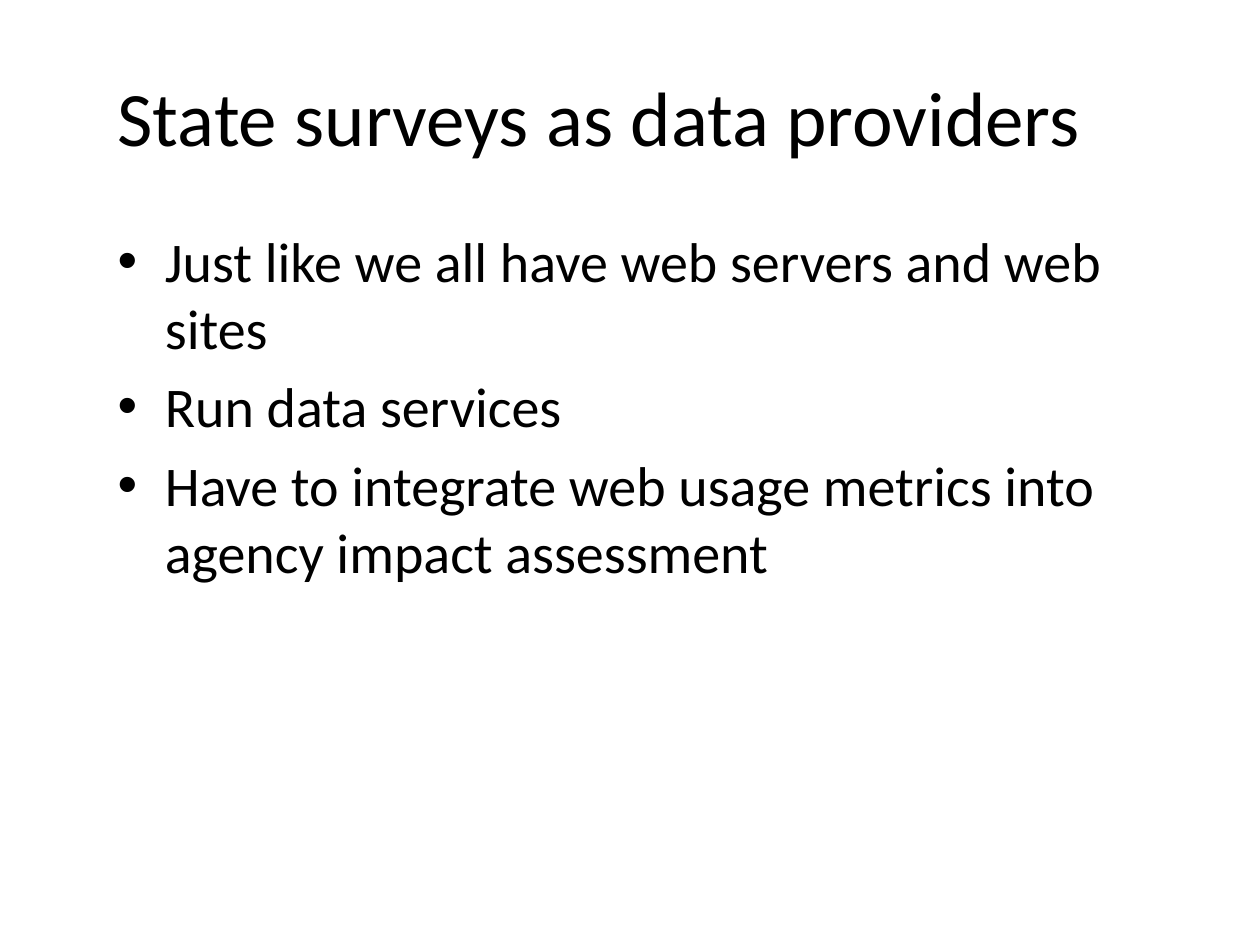
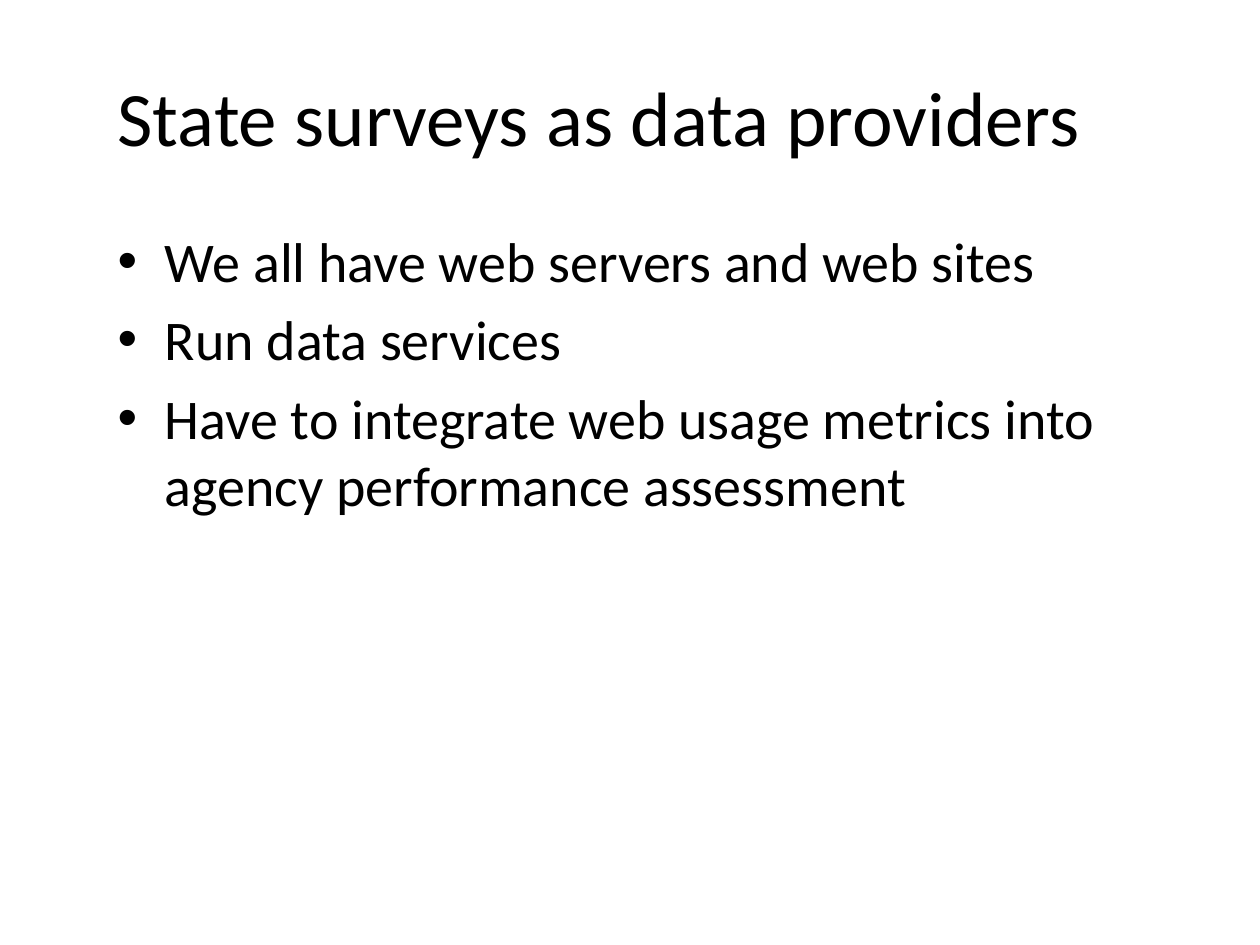
Before and after one commit to usgin/Workshops, a slide deck: slide 4 of WesternRegionalWorkshop/NGDSSustainability.pptx. Drawn at 1260x945 pixels with LibreOffice and Linux fonts; fonts in the diff are those of the drawing; background and template pictures are left out. Boxes give left, top, right and bottom in pixels: in the first picture for what was removed or moved away, otherwise in the second. Text is boxed around its words. In the diff, an @@ line names an element or a change of style, - is before the commit and + after.

```diff
--- a/WesternRegionalWorkshop/NGDSSustainability.pptx
+++ b/WesternRegionalWorkshop/NGDSSustainability.pptx
@@ text at <box>165,243,1035,283</box>: text changed @@
-• Just like we all have web servers and web sites
+• We all have web servers and web sites
@@ text at <box>165,400,1093,516</box>: text changed @@
-• Have to integrate web usage metrics into agency impact assessment
+• Have to integrate web usage metrics into agency performance assessment
```
Also in this commit, not shown: 1 other slide changed, 5 slides added, 2 other files.
